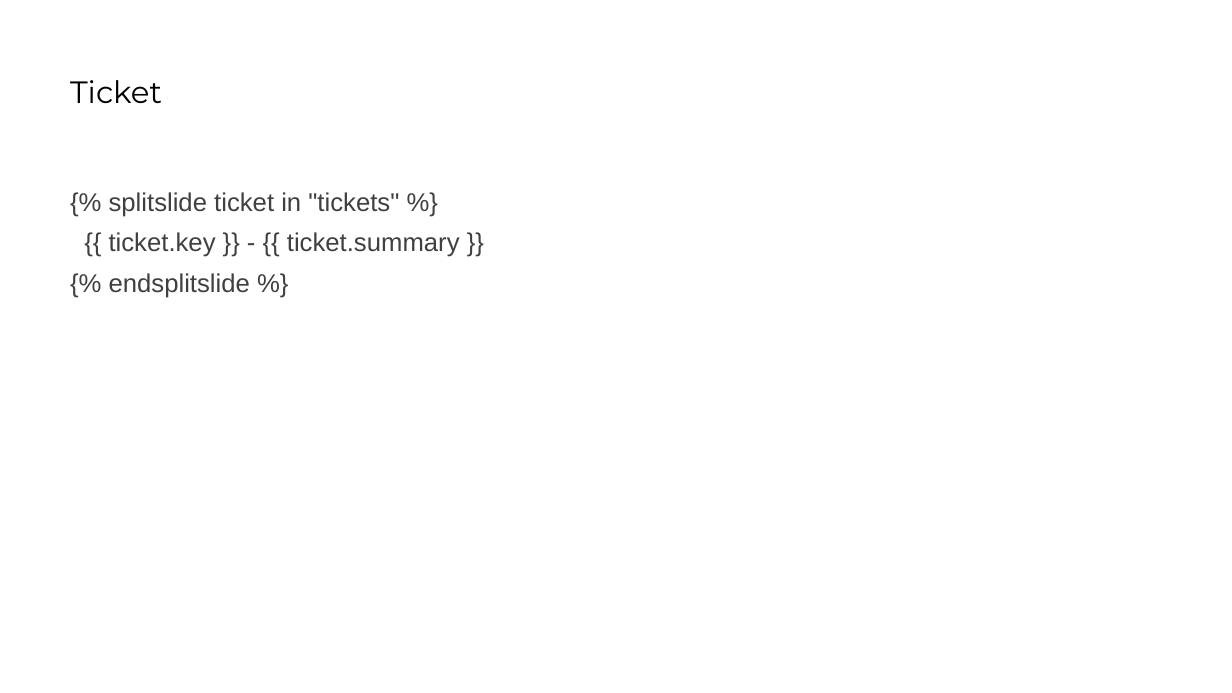
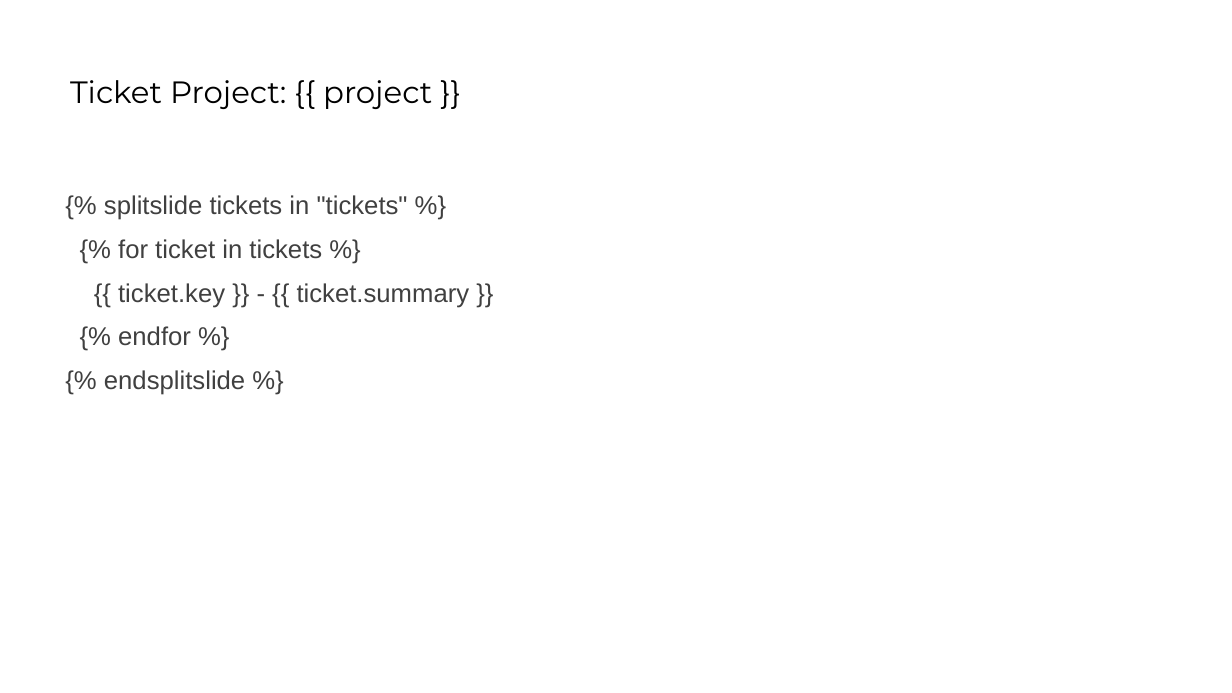
Before and after one commit to johantre/pptx-template-generator, a slide deck: slide 3 of templates/demo_template.pptx. Drawn at 1232x693 pixels with LibreOffice and Linux fonts; fonts in the diff are those of the drawing. Boxes give left, top, right and bottom in pixels: in the first picture for what was removed or moved away, otherwise in the second. Text is boxed around its words. In the diff, an @@ line names an element or a change of style, - is before the commit and + after.

```diff
--- a/templates/demo_template.pptx
+++ b/templates/demo_template.pptx
@@ title at bbox=[70, 80, 432, 109]: text changed @@
-Ticket
+Ticket Project: {{ project }}
@@ text at bbox=[104, 195, 408, 259]: text changed @@
-{% splitslide ticket in "tickets" %}
+{% splitslide tickets in "tickets" %}
+{% for ticket in tickets %}
@@ text at bbox=[104, 283, 470, 395]: line spacing 0.9 to 1 @@
@@ text at bbox=[118, 326, 191, 346]: paragraph added @@
+{% endfor %}
```
Also in this commit, not shown: 3 other files.
